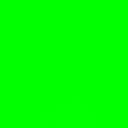
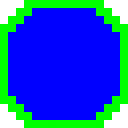
Before/after of a 128x128 layered artwork. What changed in the layer stack:
painted on "Stockmarket.png" over [0, 0, 128, 128]
